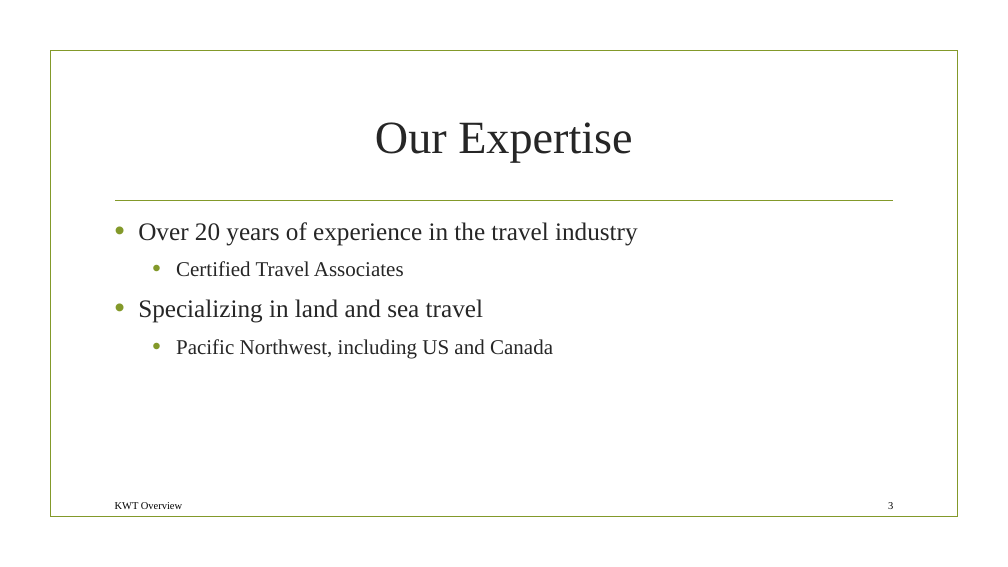
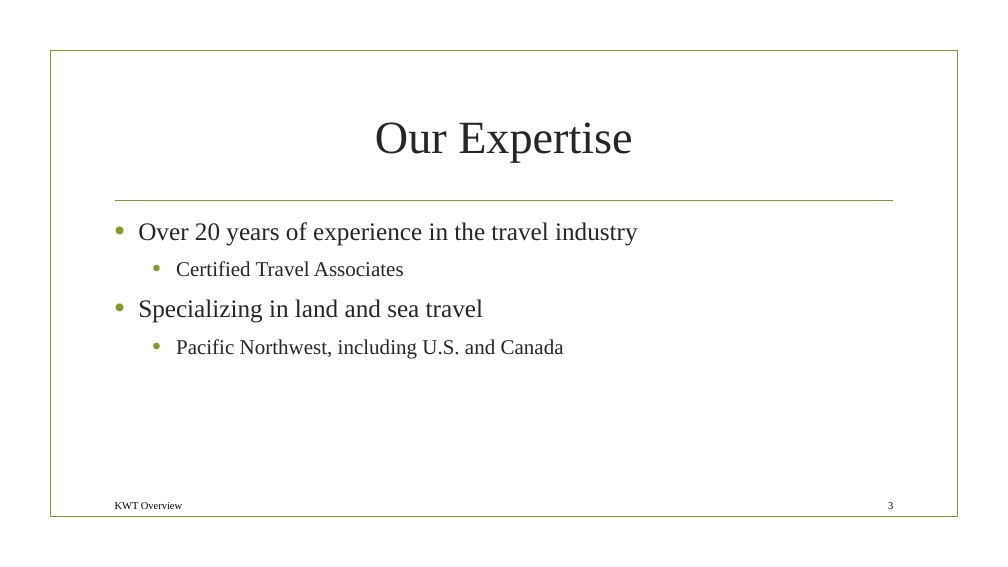
Before and after one commit to soumyavajjhala/soumyavajjhala.github.io, a slide deck: slide 3 of Desktop Publishing & Presentation Graphics Applications/Microsoft PowerPoint-Comprehensive/Getting Started with Microsoft PowerPoint/KWT Overview.pptx. Drawn at 1008x567 pixels with LibreOffice and Linux fonts; fonts in the diff are those of the drawing; background and template pictures are left out. Boxes give left, top, right and bottom in pixels: in the first picture for what was removed or moved away, otherwise in the second. Text is boxed around its words. In the diff, an @@ line names an element or a change of style, - is before the commit and + after.

```diff
--- a/Desktop Publishing & Presentation Graphics Applications/Microsoft PowerPoint-Comprehensive/Getting Started with Microsoft PowerPoint/KWT Overview.pptx
+++ b/Desktop Publishing & Presentation Graphics Applications/Microsoft PowerPoint-Comprehensive/Getting Started with Microsoft PowerPoint/KWT Overview.pptx
@@ text at (176, 339, 564, 359): text changed @@
-  • Pacific Northwest, including US and Canada
+  • Pacific Northwest, including U.S. and Canada
```
Also in this commit, not shown: 2 other slides changed, 3 other files.
